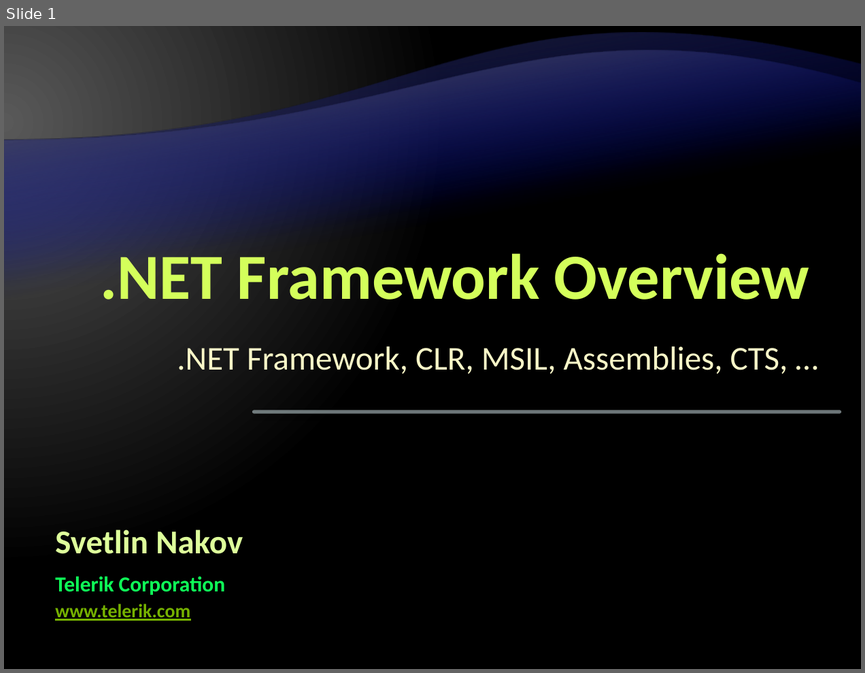
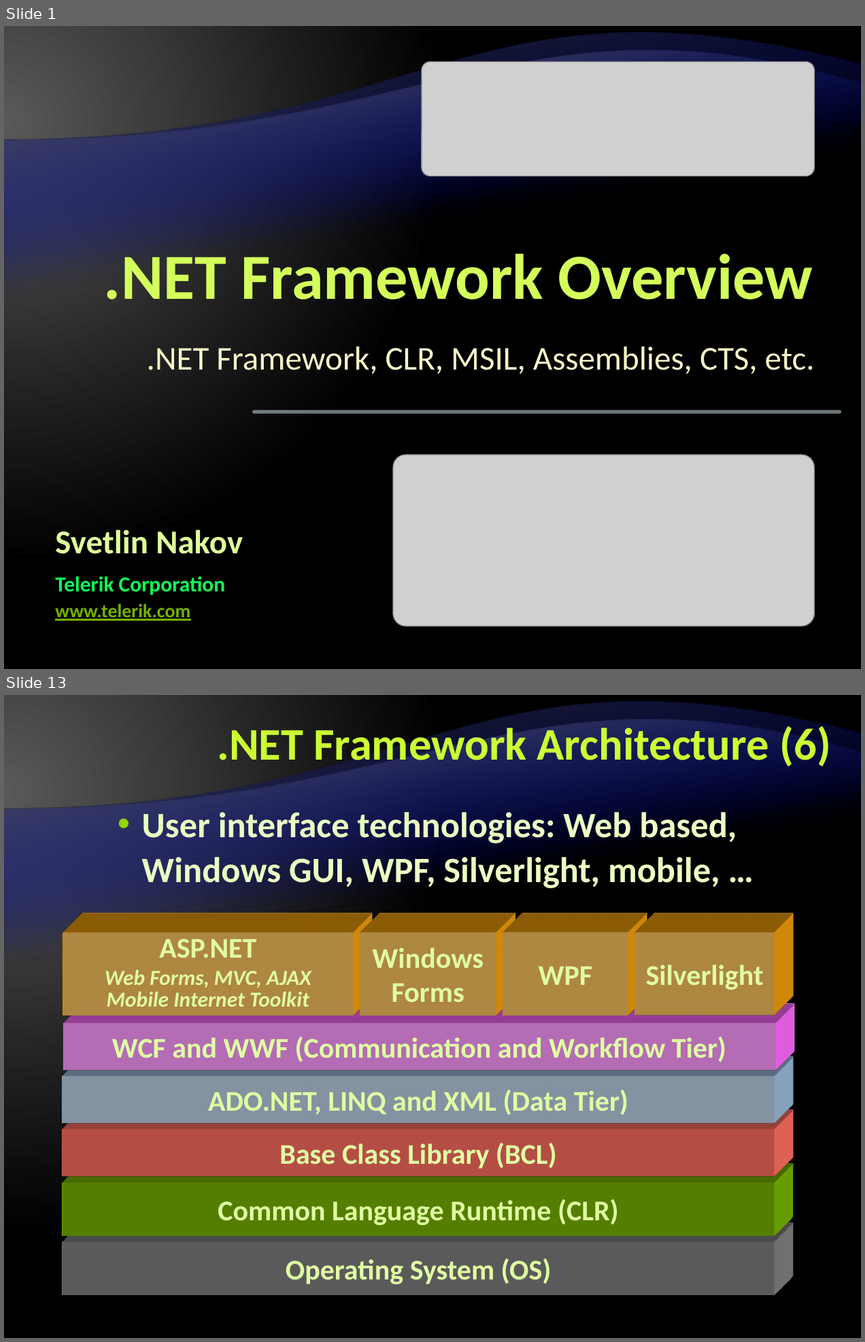
Before and after one commit to Graveheart/aspnetcourse, a slide deck: lectures/1. .NET Framework Overview.pptx. Shown one above the other, each under a label of ours: slide 1 before the commit, slides 1 and 13 after it; the slides between them are not shown. The pictures are 865x673 and 865x1342 pixels, drawn with LibreOffice and Linux fonts; fonts in the diff are those of the drawing; grey boxes stand for pictures; background and template pictures are left out. Boxes give left, top, right and bottom in pixels: in the first picture for what was removed or moved away, otherwise in the second. Text is boxed around its words. In the diff, an @@ line names an element or a change of style, - is before the commit and + after.

Commit message:
.NET Framework 4.0 Overview lecture - almost ready

```diff
--- a/lectures/1. .NET Framework Overview.pptx
+++ b/lectures/1. .NET Framework Overview.pptx
@@ slide 13 added at <box>4,695,861,1338</box>, background gradient #595959 to #000000; not listed: 2 template elements that a slide beside it also shows @@
@@ title added at <box>217,722,831,770</box>, 38 pt, text #CCFF33, bold @@
+.NET Framework Architecture (6)
@@ text added at <box>142,812,736,888</box>, 30 pt, text #EBFFC2, bold @@
+  • User interface technologies: Web based, Windows GUI, WPF, Silverlight, mobile, …
@@ rectangle added at <box>63,932,353,1015</box>, fill #F8C15E, 18 pt, text #E0FFA3, bold, italic @@
+ASP.NET
+Web Forms, MVC, AJAX
+Mobile Internet Toolkit
@@ rectangle added at <box>360,932,496,1015</box>, fill #F8C15E, 24 pt, text #E0FFA3, bold @@
+Windows
+Forms
@@ rectangle added at <box>502,932,628,1015</box>, fill #F8C15E, 24 pt, text #E0FFA3, bold @@
+WPF
@@ rectangle added at <box>634,932,773,1015</box>, fill #F8C15E, 24 pt, text #E0FFA3, bold @@
+Silverlight
@@ rectangle added at <box>63,1022,775,1070</box>, fill #FF99FF, 24 pt, text #E0FFA3, bold @@
+WCF and WWF (Communication and Workflow Tier)
@@ rectangle added at <box>62,1075,774,1123</box>, fill #BBCFE4, 24 pt, text #E0FFA3, bold @@
+ADO.NET, LINQ and XML (Data Tier)
@@ rectangle added at <box>62,1130,774,1176</box>, fill #FF6F61, 24 pt, text #E0FFA3, bold @@
+Base Class Library (BCL)
@@ rectangle added at <box>62,1183,774,1236</box>, fill #76B200, 24 pt, text #E0FFA3, bold @@
+Common Language Runtime (CLR)
@@ rectangle added at <box>62,1242,774,1295</box>, fill #808080, 24 pt, text #E0FFA3, bold @@
+Operating System (OS)
@@ slide 1 changed as well @@
@@ picture added at <box>422,62,814,176</box> @@
@@ title ".NET Framework Overview": place and size @@
-title ".NET Framework Overview" at <box>100,253,809,299</box>
+title ".NET Framework Overview" at <box>104,253,813,299</box>
@@ subtitle at <box>147,346,815,373</box>: text changed @@
-.NET Framework, CLR, MSIL, Assemblies, CTS, …
+.NET Framework, CLR, MSIL, Assemblies, CTS, etc.
@@ picture added at <box>393,454,815,626</box> @@
```
Also in this commit, not shown: 1 other slide changed, 52 other slides added, 1 slide removed.
